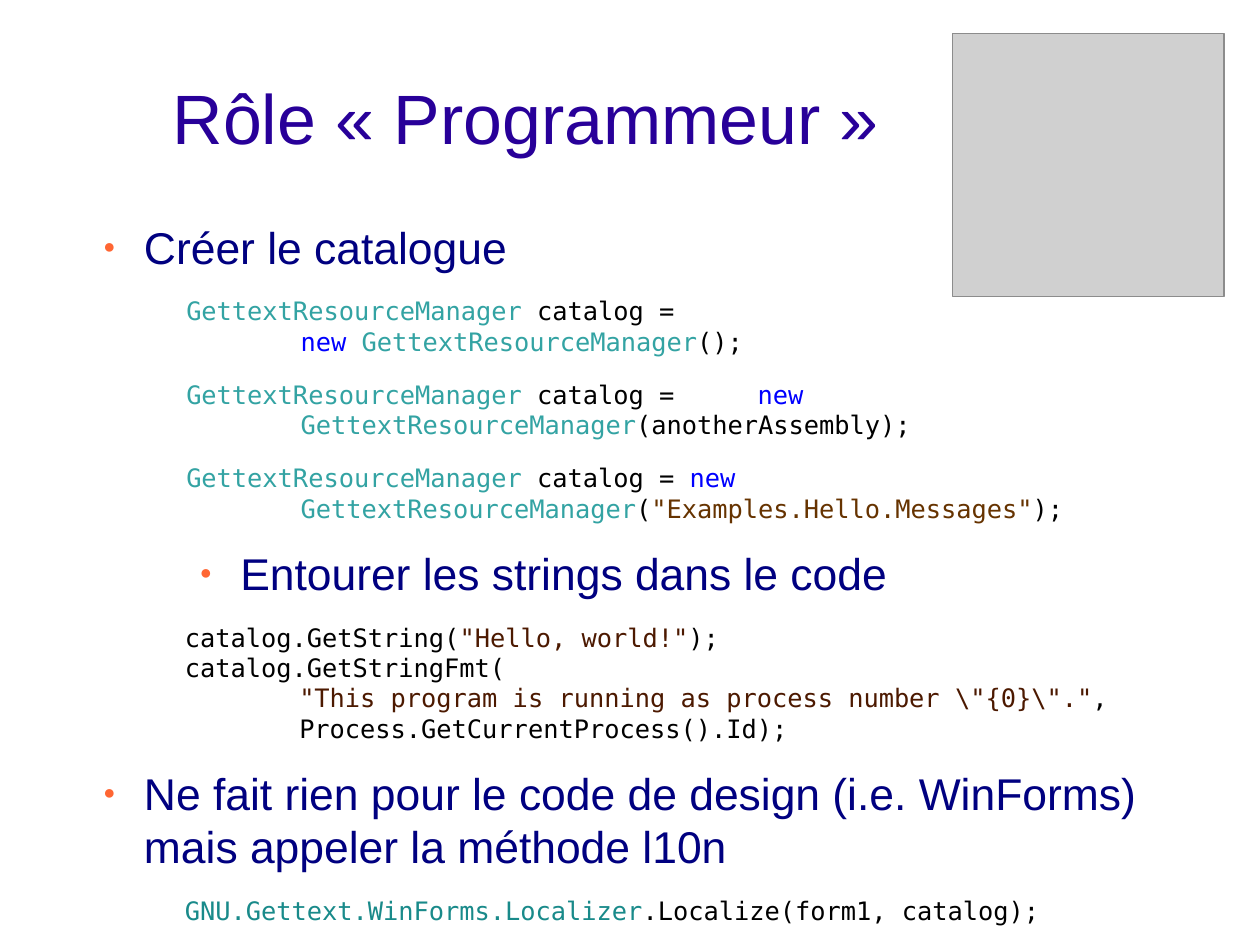
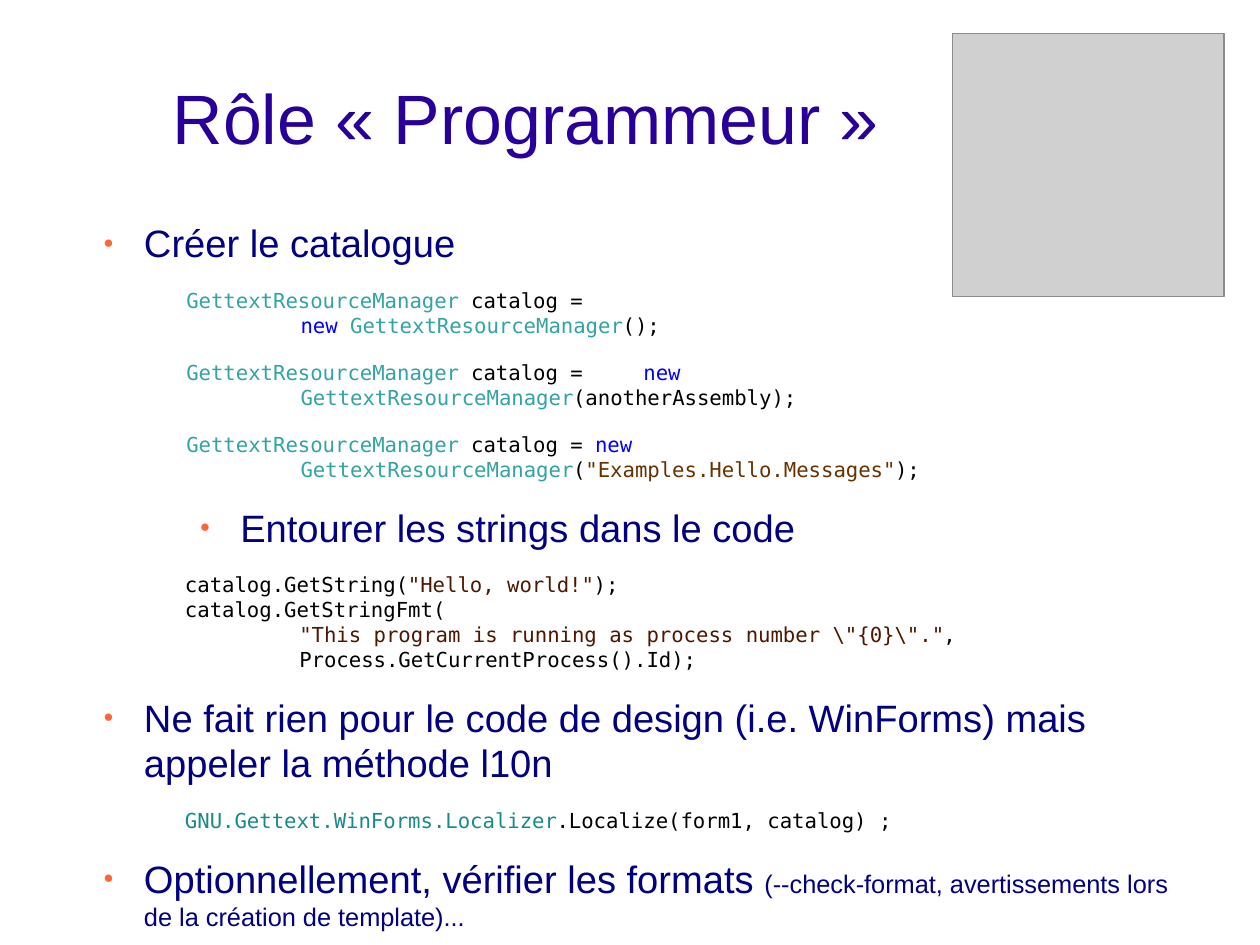
Before and after one commit to stride3d/gettextnet, a slide deck: slide 13 of Docs/Solution_overview_fr.odp. Drawn at 1260x945 pixels with LibreOffice and Linux fonts; fonts in the diff are those of the drawing; grey boxes stand for pictures; background and template pictures are left out. Boxes give left, top, right and bottom in pixels: in the first picture for what was removed or moved away, otherwise in the second. Text is boxed around its words. In the diff, an @@ line names an element or a change of style, - is before the commit and + after.

```diff
--- a/Docs/Solution_overview_fr.odp
+++ b/Docs/Solution_overview_fr.odp
@@ text at (144,229,1086,785): size 28 to 24 pt in "Créer le catalogue", "Entourer les strings dans le code", "Ne fait rien pour le code de ..."; size 16 to 13 pt in "GettextResourceManager catalog = new GettextResourceManager( ...", "GettextResourceManager catalog = new GettextResourceManager( ...", "GettextResourceManager catalog = new GettextResourceManager( ...", "catalog.GetString("Hello, world!"); catalog.GetStringFmt( "T ..." @@
@@ text at (144,812,1168,931): text changed; font DejaVu Sans Mono to Arial; text colour #198A8A to #000080 @@
-GNU.Gettext.WinForms.Localizer.Localize(form1, catalog);
+GNU.Gettext.WinForms.Localizer.Localize(form1, catalog) ;
+● Optionnellement, vérifier les formats (--check-format, avertissements lors de la création de template)...
```
Also in this commit, not shown: 1 other slide changed, 1 other file.
